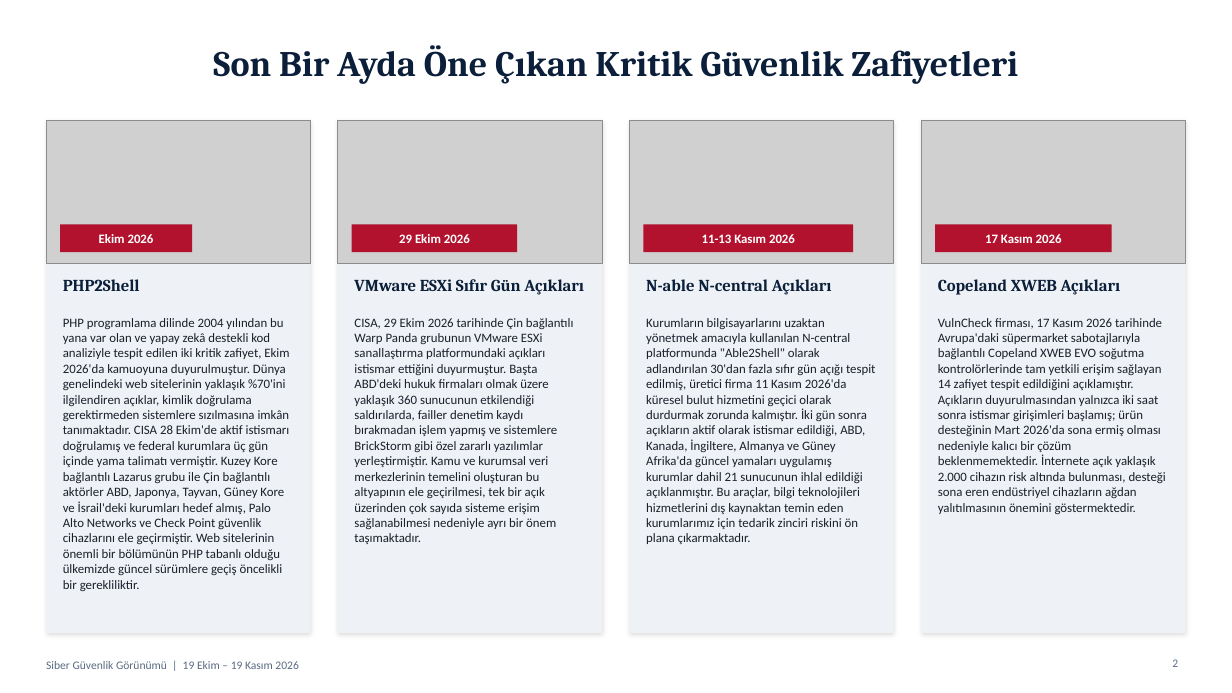
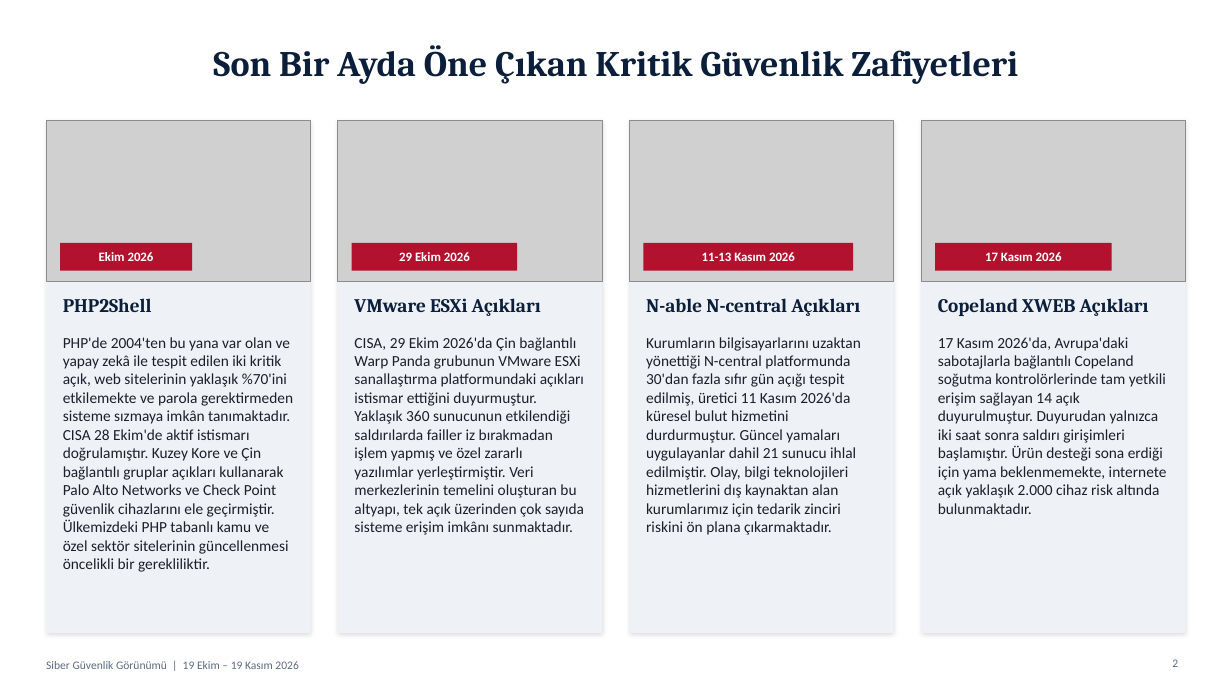
Before and after one commit to siberguvenlikhaberler/siberguvenlik, a slide deck: slide 2 of sunum/Siber_Guvenlik_Sunum.pptx. Drawn at 1232x693 pixels with LibreOffice and Linux fonts; fonts in the diff are those of the drawing; grey boxes stand for pictures. Boxes give left, top, right and bottom in pixels: in the first picture for what was removed or moved away, otherwise in the second. Text is boxed around its words. In the diff, an @@ line names an element or a change of style, - is before the commit and + after.

```diff
--- a/sunum/Siber_Guvenlik_Sunum.pptx
+++ b/sunum/Siber_Guvenlik_Sunum.pptx
@@ picture: place and size @@
-picture at (46, 120, 311, 263)
+picture at (46, 120, 311, 282)
@@ picture: place and size @@
-picture at (338, 120, 603, 263)
+picture at (338, 120, 603, 282)
@@ picture: place and size @@
-picture at (629, 120, 894, 263)
+picture at (629, 120, 894, 282)
@@ picture: place and size @@
-picture at (921, 120, 1186, 263)
+picture at (921, 120, 1186, 282)
@@ text at (354, 298, 541, 316): text changed; size 13 to 15 pt @@
-VMware ESXi Sıfır Gün Açıkları
+VMware ESXi Açıkları
@@ 4 rectangles, 3 texts: place and size @@
-4 rectangles, 3 texts at (60, 225, 1121, 295)
+4 rectangles, 3 texts at (60, 243, 1149, 316)
@@ size 13 to 15 pt in 3 elements at (63, 298, 152, 312), (646, 298, 860, 316), (938, 298, 1149, 316) @@
@@ text at (63, 337, 293, 572): text changed; size 10 to 12 pt @@
-PHP programlama dilinde 2004 yılından bu yana var olan ve yapay zekâ destekli kod analiziyle tespit edilen iki kritik zafiyet, Ekim 2026'da kamuoyuna duyurulmuştur. Dünya genelindeki web sitelerinin yaklaşık %70'ini ilgilendiren açıklar, kimlik doğrulama gerektirmeden sistemlere sızılmasına imkân tanımaktadır. CISA 28 Ekim'de aktif istismarı doğrulamış ve federal kurumlara üç gün içinde yama talimatı vermiştir. Kuzey Kore bağlantılı Lazarus grubu ile Çin bağlantılı aktörler ABD, Japonya, Tayvan, Güney Kore ve İsrail'deki kurumları hedef almış, Palo Alto Networks ve Check Point güvenlik cihazlarını ele geçirmiştir. Web sitelerinin önemli bir bölümünün PHP tabanlı olduğu ülkemizde güncel sürümlere geçiş öncelikli bir gerekliliktir.
+PHP'de 2004'ten bu yana var olan ve yapay zekâ ile tespit edilen iki kritik açık, web sitelerinin yaklaşık %70'ini etkilemekte ve parola gerektirmeden sisteme sızmaya imkân tanımaktadır. CISA 28 Ekim'de aktif istismarı doğrulamıştır. Kuzey Kore ve Çin bağlantılı gruplar açıkları kullanarak Palo Alto Networks ve Check Point güvenlik cihazlarını ele geçirmiştir. Ülkemizdeki PHP tabanlı kamu ve özel sektör sitelerinin güncellenmesi öncelikli bir gerekliliktir.
@@ text at (354, 337, 584, 535): text changed; size 10 to 12 pt @@
-CISA, 29 Ekim 2026 tarihinde Çin bağlantılı Warp Panda grubunun VMware ESXi sanallaştırma platformundaki açıkları istismar ettiğini duyurmuştur. Başta ABD'deki hukuk firmaları olmak üzere yaklaşık 360 sunucunun etkilendiği saldırılarda, failler denetim kaydı bırakmadan işlem yapmış ve sistemlere BrickStorm gibi özel zararlı yazılımlar yerleştirmiştir. Kamu ve kurumsal veri merkezlerinin temelini oluşturan bu altyapının ele geçirilmesi, tek bir açık üzerinden çok sayıda sisteme erişim sağlanabilmesi nedeniyle ayrı bir önem taşımaktadır.
+CISA, 29 Ekim 2026'da Çin bağlantılı Warp Panda grubunun VMware ESXi sanallaştırma platformundaki açıkları istismar ettiğini duyurmuştur. Yaklaşık 360 sunucunun etkilendiği saldırılarda failler iz bırakmadan işlem yapmış ve özel zararlı yazılımlar yerleştirmiştir. Veri merkezlerinin temelini oluşturan bu altyapı, tek açık üzerinden çok sayıda sisteme erişim imkânı sunmaktadır.
@@ text at (646, 337, 861, 535): text changed; size 10 to 12 pt @@
-Kurumların bilgisayarlarını uzaktan yönetmek amacıyla kullanılan N-central platformunda "Able2Shell" olarak adlandırılan 30'dan fazla sıfır gün açığı tespit edilmiş, üretici firma 11 Kasım 2026'da küresel bulut hizmetini geçici olarak durdurmak zorunda kalmıştır. İki gün sonra açıkların aktif olarak istismar edildiği, ABD, Kanada, İngiltere, Almanya ve Güney Afrika'da güncel yamaları uygulamış kurumlar dahil 21 sunucunun ihlal edildiği açıklanmıştır. Bu araçlar, bilgi teknolojileri hizmetlerini dış kaynaktan temin eden kurumlarımız için tedarik zinciri riskini ön plana çıkarmaktadır.
+Kurumların bilgisayarlarını uzaktan yönettiği N-central platformunda 30'dan fazla sıfır gün açığı tespit edilmiş, üretici 11 Kasım 2026'da küresel bulut hizmetini durdurmuştur. Güncel yamaları uygulayanlar dahil 21 sunucu ihlal edilmiştir. Olay, bilgi teknolojileri hizmetlerini dış kaynaktan alan kurumlarımız için tedarik zinciri riskini ön plana çıkarmaktadır.
@@ text at (938, 337, 1167, 514): text changed; size 10 to 12 pt @@
-VulnCheck firması, 17 Kasım 2026 tarihinde Avrupa'daki süpermarket sabotajlarıyla bağlantılı Copeland XWEB EVO soğutma kontrolörlerinde tam yetkili erişim sağlayan 14 zafiyet tespit edildiğini açıklamıştır. Açıkların duyurulmasından yalnızca iki saat sonra istismar girişimleri başlamış; ürün desteğinin Mart 2026'da sona ermiş olması nedeniyle kalıcı bir çözüm beklenmemektedir. İnternete açık yaklaşık 2.000 cihazın risk altında bulunması, desteği sona eren endüstriyel cihazların ağdan yalıtılmasının önemini göstermektedir.
+17 Kasım 2026'da, Avrupa'daki sabotajlarla bağlantılı Copeland soğutma kontrolörlerinde tam yetkili erişim sağlayan 14 açık duyurulmuştur. Duyurudan yalnızca iki saat sonra saldırı girişimleri başlamıştır. Ürün desteği sona erdiği için yama beklenmemekte, internete açık yaklaşık 2.000 cihaz risk altında bulunmaktadır.
```
Also in this commit, not shown: 2 other slides changed.
